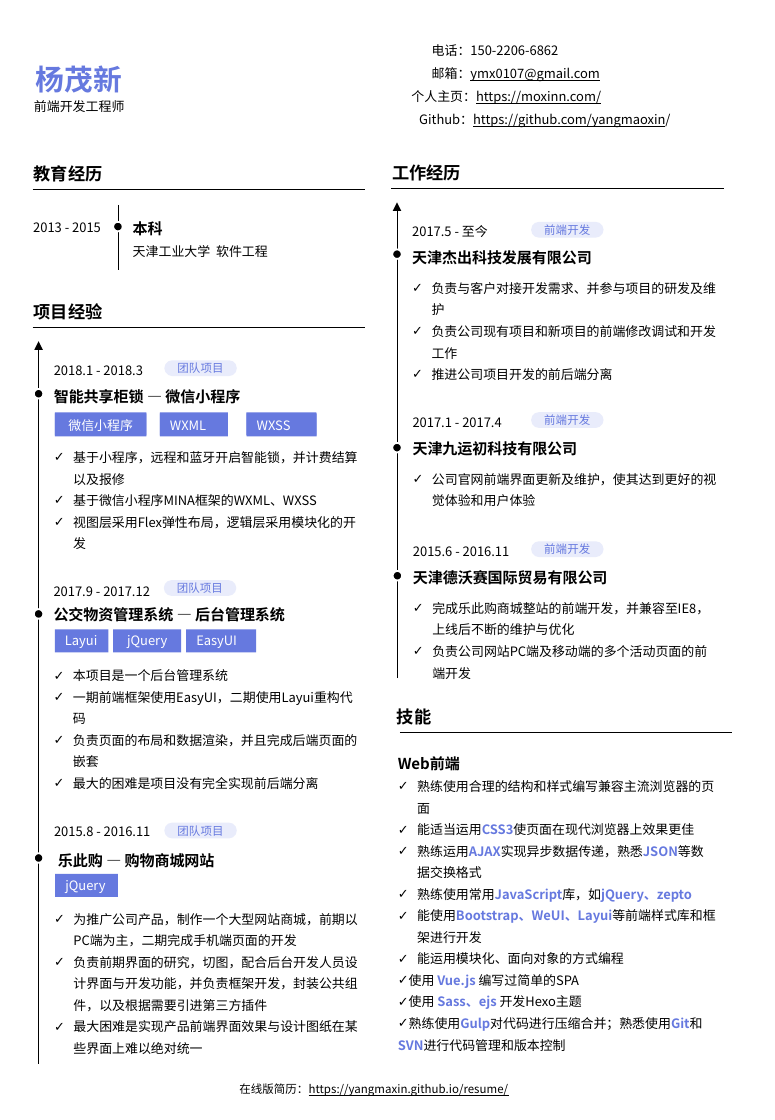
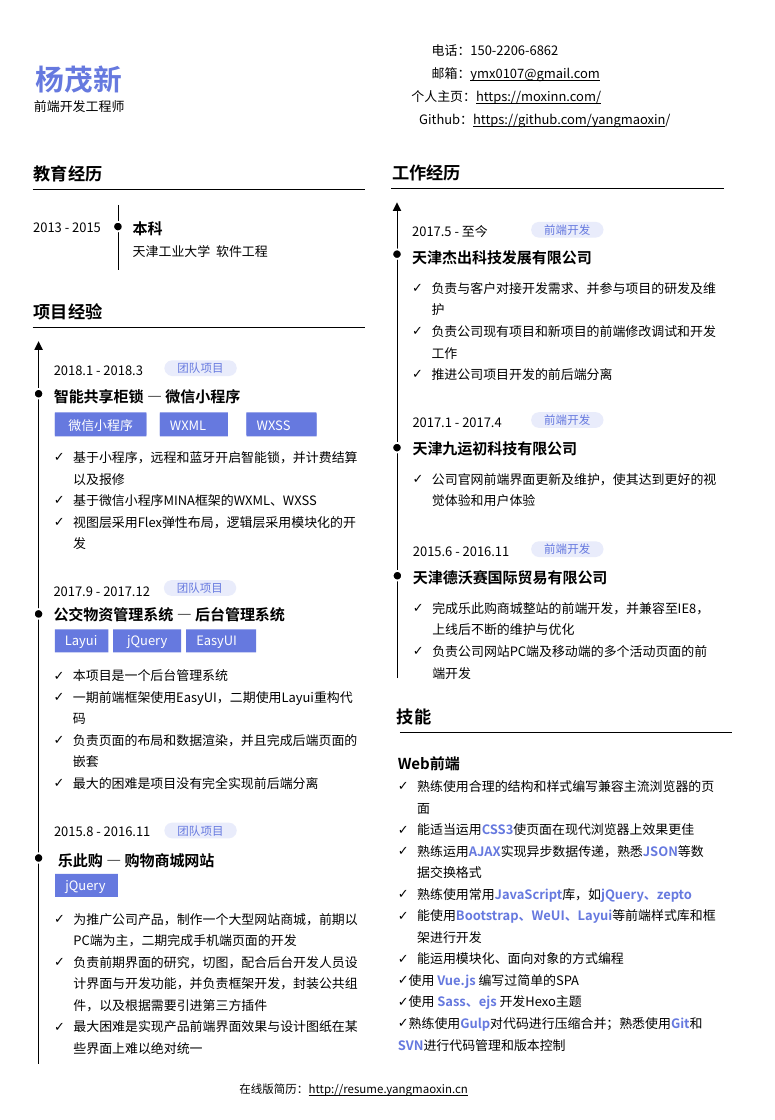
Before and after one commit to yangmaoxin/resume, a slide deck: slide 1 of doc/resume.pptx. Drawn at 775x1120 pixels with LibreOffice and Linux fonts; fonts in the diff are those of the drawing. Boxes give left, top, right and bottom in pixels: in the first picture for what was removed or moved away, otherwise in the second. Text is boxed around its words. In the diff, an @@ line names an element or a change of style, - is before the commit and + after.

```diff
--- a/doc/resume.pptx
+++ b/doc/resume.pptx
@@ text at [239, 1083, 468, 1096]: text changed @@
-在线版简历：https://yangmaxin.github.io/resume/
+在线版简历：http://resume.yangmaoxin.cn
```
Also in this commit, not shown: 1 other file.
